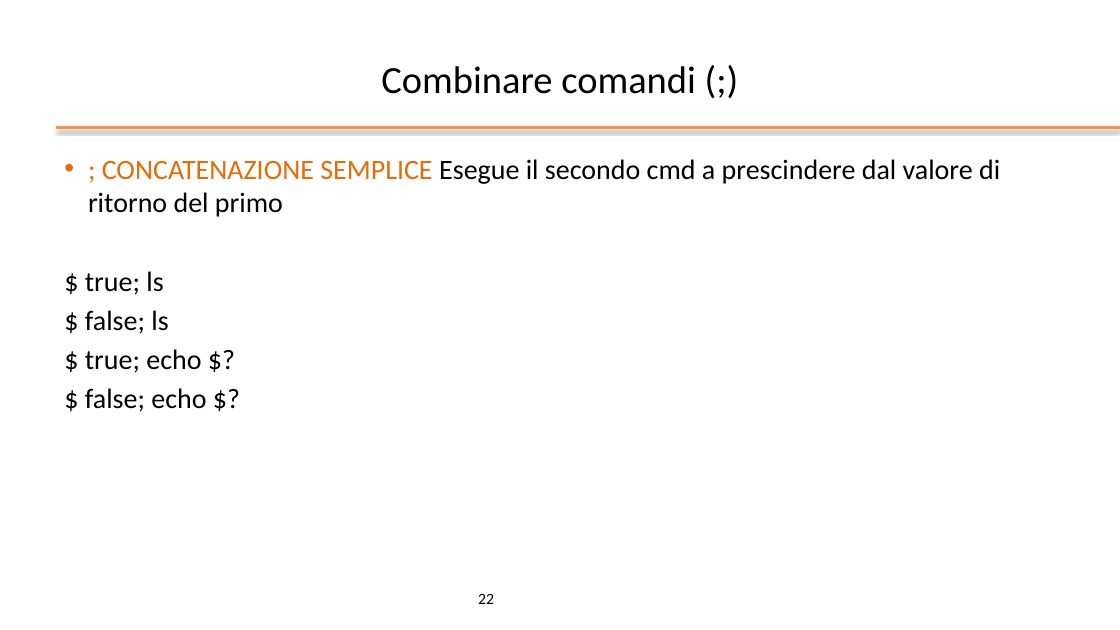
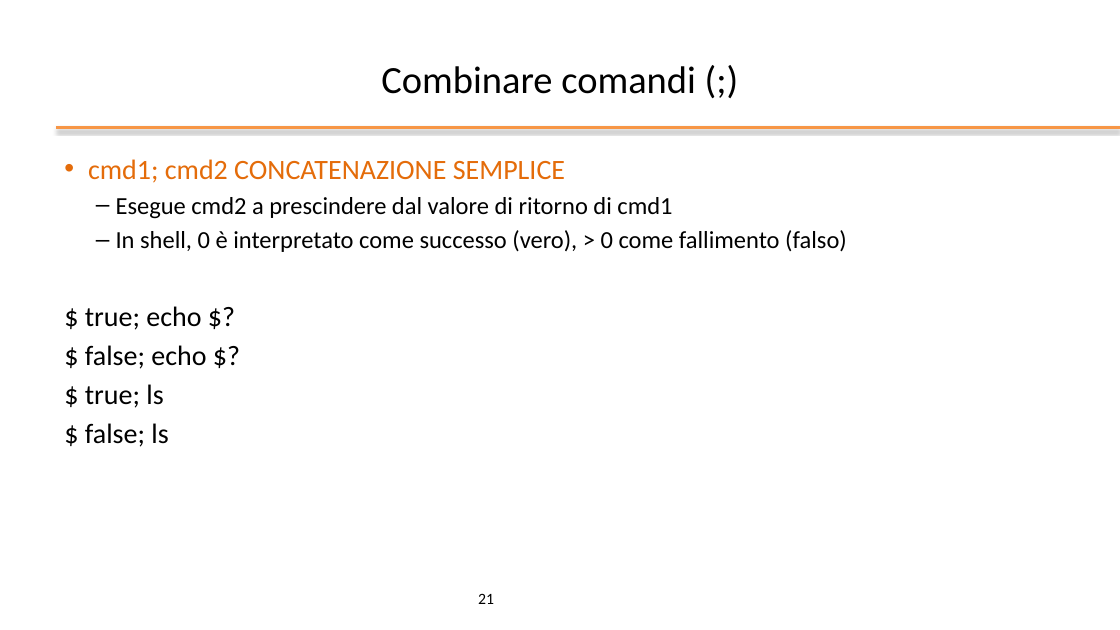
Before and after one commit to gabricatta7/operatingsystemsbsc, a slide deck: slide 21 of bash/slides/ppt/02 - Bash Shell.pptx (slide 22 before the commit). Drawn at 1120x630 pixels with LibreOffice and Linux fonts; fonts in the diff are those of the drawing; background and template pictures are left out. Boxes give left, top, right and bottom in pixels: in the first picture for what was removed or moved away, otherwise in the second. Text is boxed around its words. In the diff, an @@ line names an element or a change of style, - is before the commit and + after.

```diff
--- a/bash/slides/ppt/02 - Bash Shell.pptx
+++ b/bash/slides/ppt/02 - Bash Shell.pptx
@@ text at [85,159,847,369]: text changed; size 24 to 21 pt @@
-• ; CONCATENAZIONE SEMPLICE Esegue il secondo cmd a prescindere dal valore di ritorno del primo
+• cmd1; cmd2 CONCATENAZIONE SEMPLICE
+  – Esegue cmd2 a prescindere dal valore di ritorno di cmd1
+  – In shell, 0 è interpretato come successo (vero), > 0 come fallimento (falso)
+$ true; echo $?
+$ false; echo $?
@@ text at [85,349,206,412]: paragraphs removed @@
-$ true; echo $?
-$ false; echo $?
@@ page number at [478,594,494,604]: text changed @@
-22
+21
```
Also in this commit, not shown: 9 other slides changed, 2 other files.
